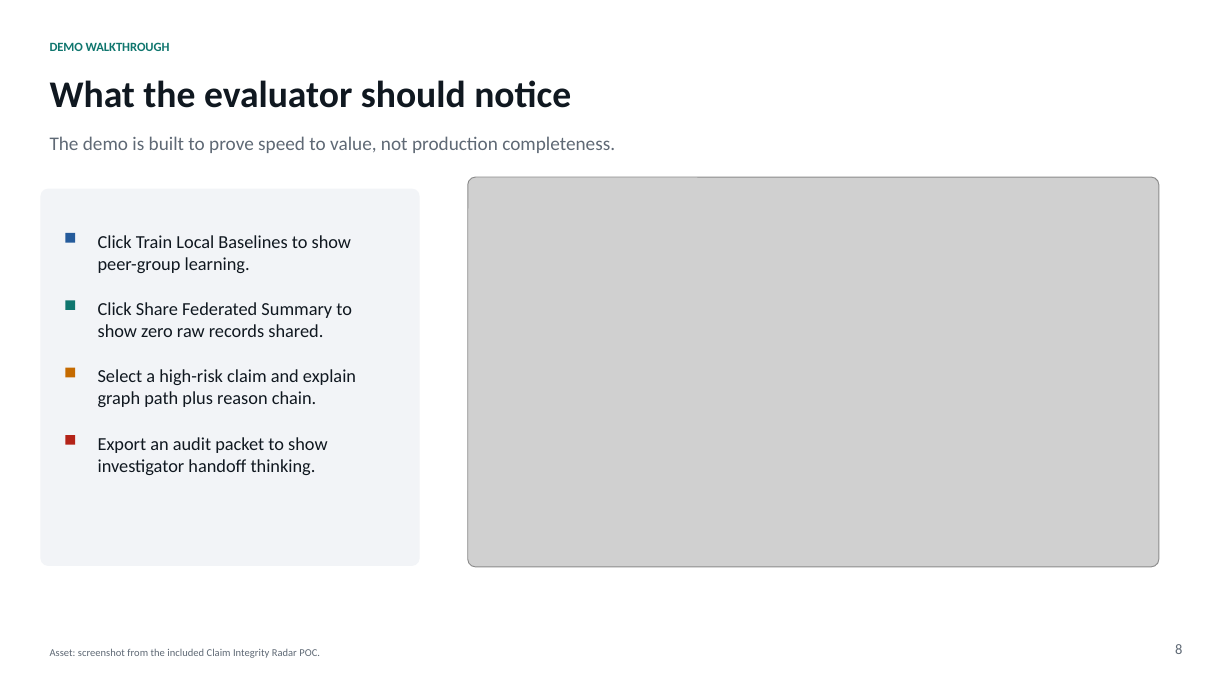
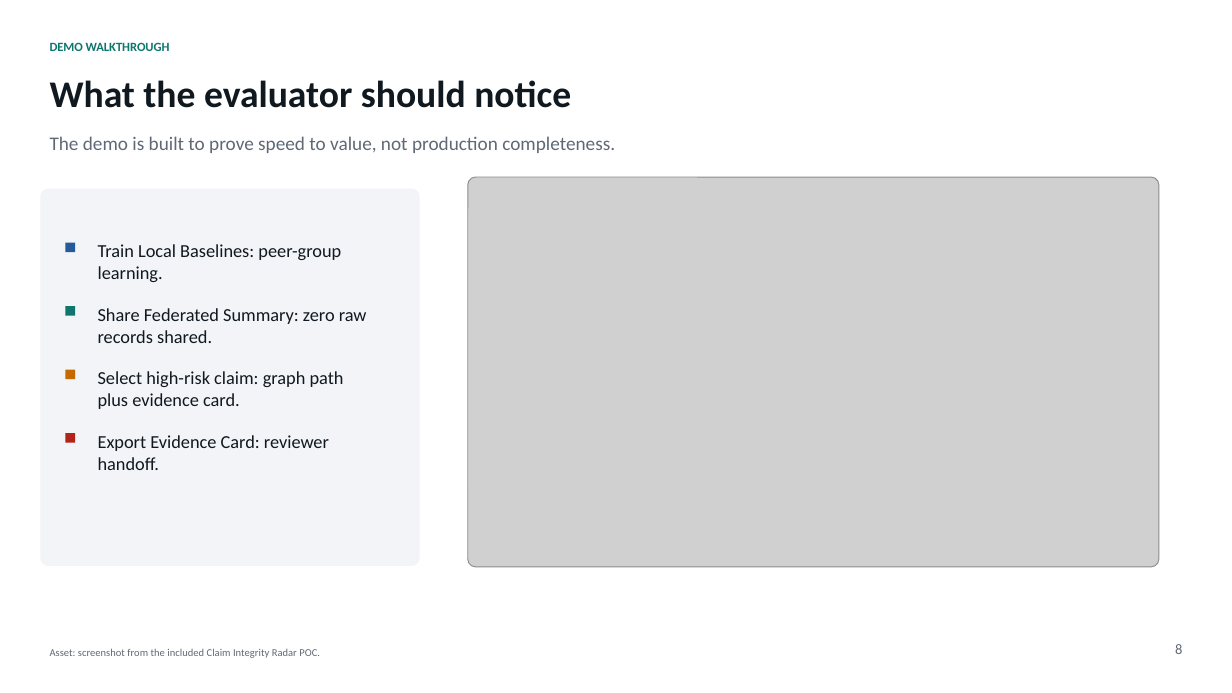
Before and after one commit to mnikoopayan/cotiviti-prompt2-claim-integrity-radar, a slide deck: slide 8 of Cotiviti_Prompt2_Presentation_Mohammad_Saleh_Nikoopayan_Tak.pptx. Drawn at 1232x693 pixels with LibreOffice and Linux fonts; fonts in the diff are those of the drawing; grey boxes stand for pictures. Boxes give left, top, right and bottom in pixels: in the first picture for what was removed or moved away, otherwise in the second. Text is boxed around its words. In the diff, an @@ line names an element or a change of style, - is before the commit and + after.

Commit message:
Polish reviewer cockpit submission

```diff
--- a/Cotiviti_Prompt2_Presentation_Mohammad_Saleh_Nikoopayan_Tak.pptx
+++ b/Cotiviti_Prompt2_Presentation_Mohammad_Saleh_Nikoopayan_Tak.pptx
@@ rectangle moved from (x1=66, y1=233, x2=75, y2=242) to (x1=66, y1=242, x2=75, y2=251) @@
@@ text at (x1=98, y1=244, x2=341, y2=282): text changed @@
-Click Train Local Baselines to show peer-group learning.
+Train Local Baselines: peer-group learning.
@@ rectangle moved from (x1=66, y1=300, x2=75, y2=310) to (x1=66, y1=306, x2=75, y2=315) @@
@@ text at (x1=98, y1=308, x2=367, y2=343): text changed @@
-Click Share Federated Summary to show zero raw records shared.
+Share Federated Summary: zero raw records shared.
@@ text at (x1=98, y1=371, x2=344, y2=409): text changed @@
-Select a high-risk claim and explain graph path plus reason chain.
+Select high-risk claim: graph path plus evidence card.
@@ text at (x1=98, y1=435, x2=329, y2=470): text changed @@
-Export an audit packet to show investigator handoff thinking.
+Export Evidence Card: reviewer handoff.
```
Also in this commit, not shown: 6 other slides changed, 6 other files.
